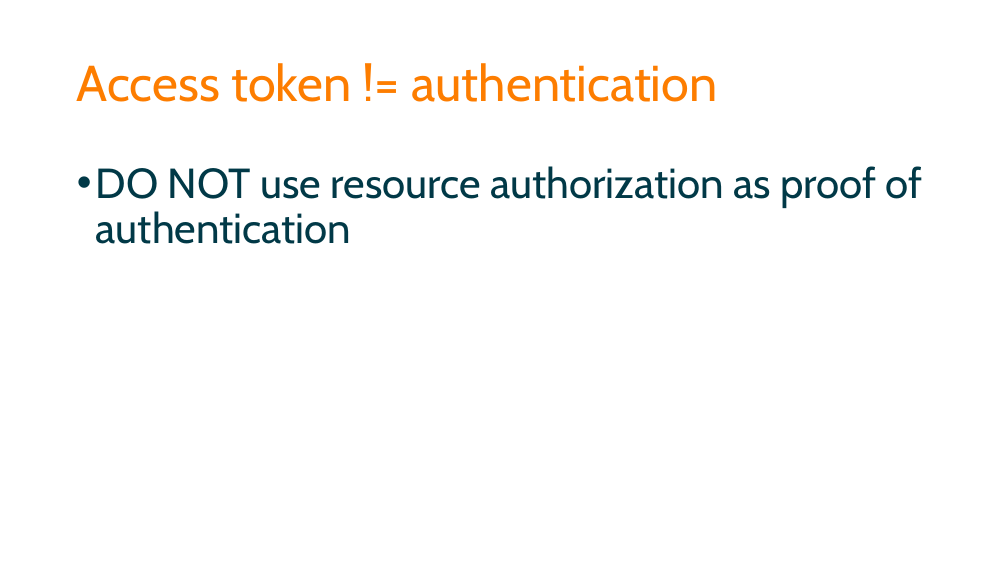
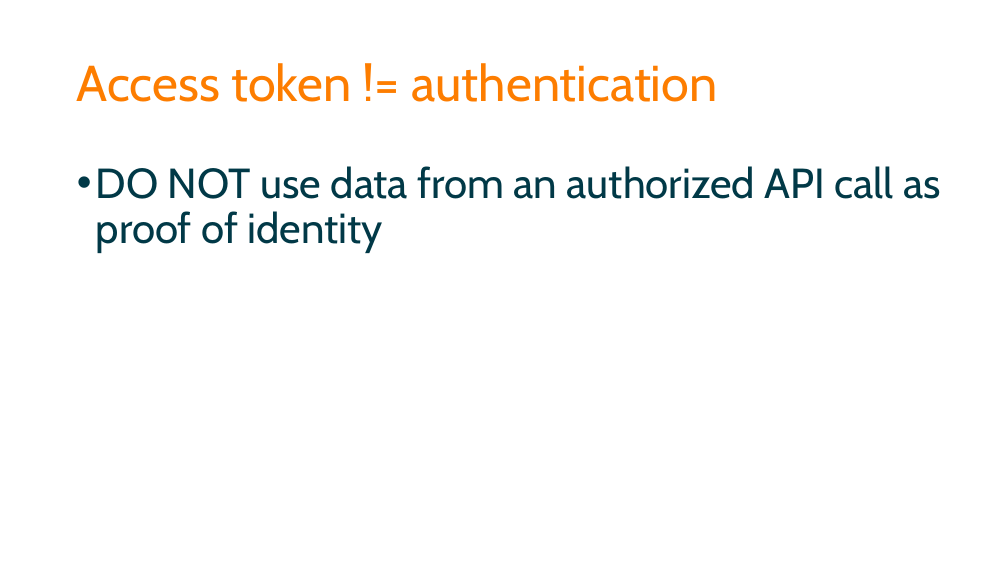
Before and after one commit to spetryjohnson/Securing-Your-API-Endpoints, a slide deck: slide 69 of Securing Your API Endpoints.pptx. Drawn at 1008x567 pixels with LibreOffice and Linux fonts; fonts in the diff are those of the drawing. Boxes give left, top, right and bottom in pixels: in the first picture for what was removed or moved away, otherwise in the second. Text is boxed around its words. In the diff, an @@ line names an element or a change of style, - is before the commit and + after.

```diff
--- a/Securing Your API Endpoints.pptx
+++ b/Securing Your API Endpoints.pptx
@@ text at <box>96,166,941,253</box>: text changed @@
-• DO NOT use resource authorization as proof of authentication
+• DO NOT use data from an authorized API call as proof of identity
```
Also in this commit, not shown: 1 other slide changed, 1 other file.
